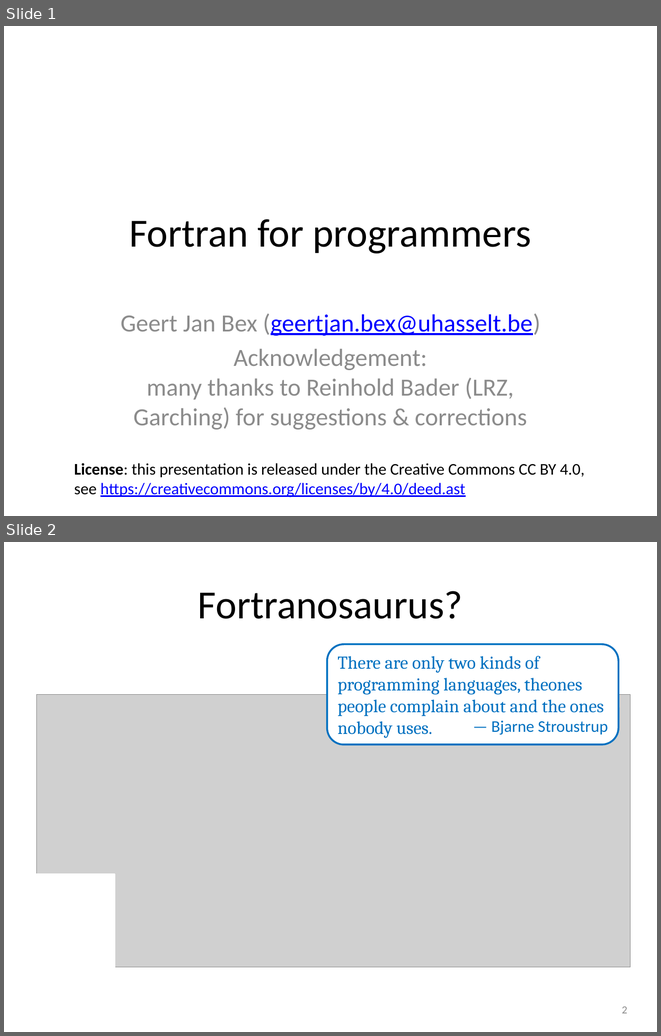
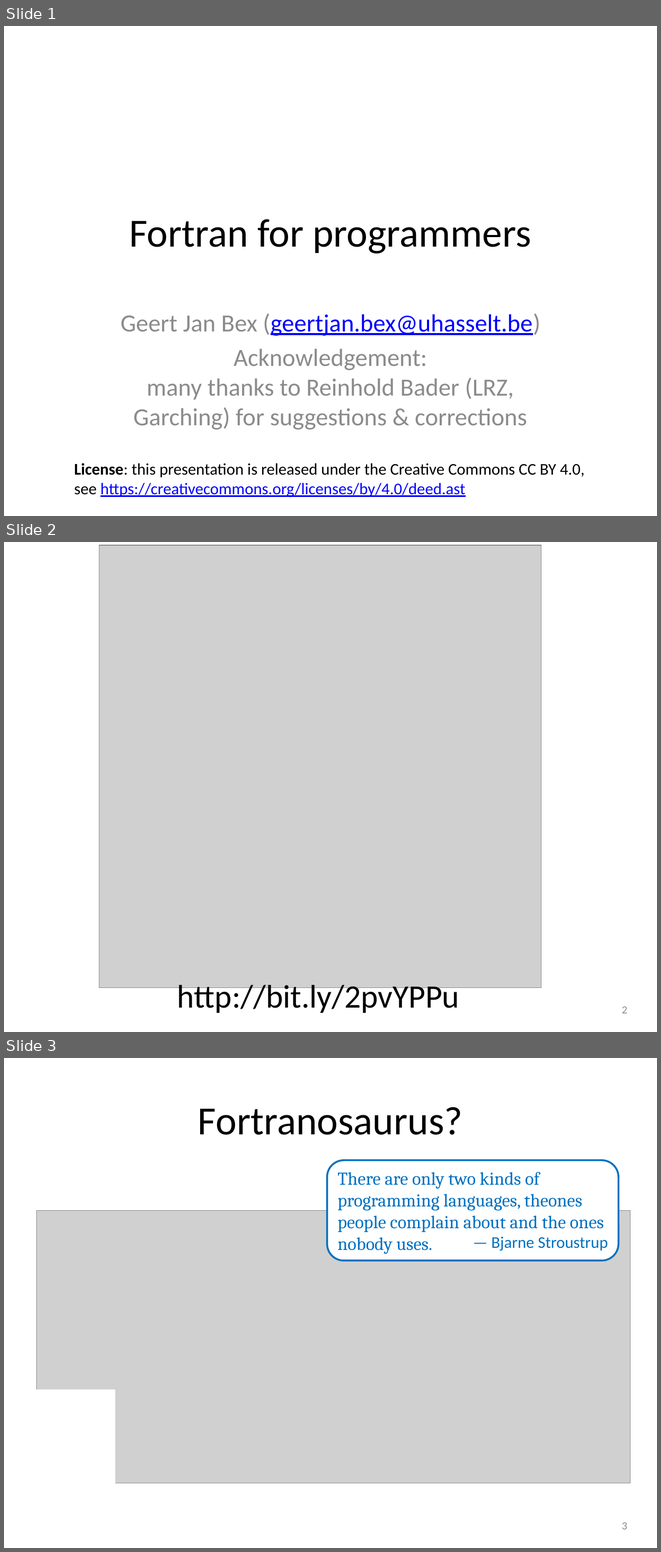
Before and after one commit to gjbex/Fortran-for-programmers, a slide deck: fortran_for_programmers.pptx. Shown one above the other, each under a label of ours: slides 1 and 2 before the commit, slides 1, 2 and 3 after it. The pictures are 661x1036 and 661x1552 pixels, drawn with LibreOffice and Linux fonts; fonts in the diff are those of the drawing; grey boxes stand for pictures. Boxes give left, top, right and bottom in pixels: in the first picture for what was removed or moved away, otherwise in the second. Text is boxed around its words. In the diff, an @@ line names an element or a change of style, - is before the commit and + after.

Commit message:
Add QR code for website to slides

```diff
--- a/fortran_for_programmers.pptx
+++ b/fortran_for_programmers.pptx
@@ slide 2 added at (4,542,657,1032), background #FFFFFF @@
@@ picture added at (99,545,541,987) @@
@@ text added at (177,980,459,1013), 36 pt, text #000000 @@
+http://bit.ly/2pvYPPu
@@ page number added at (622,1006,627,1013), 12 pt, text #8C8C8C @@
+2
@@ what was slide 2 is now slide 3 @@
@@ page number at (622,1522,627,1529): text changed @@
-2
+3
```
